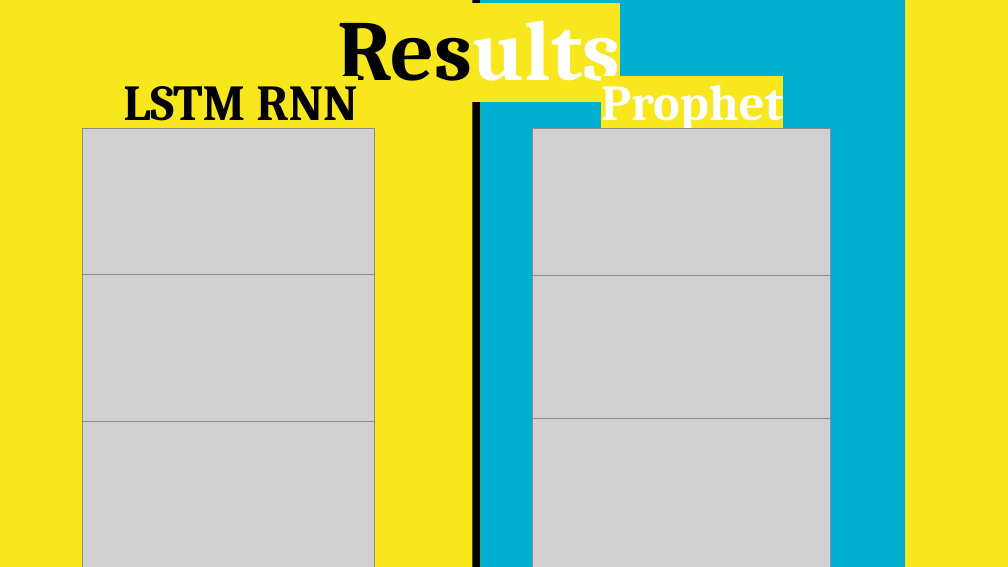
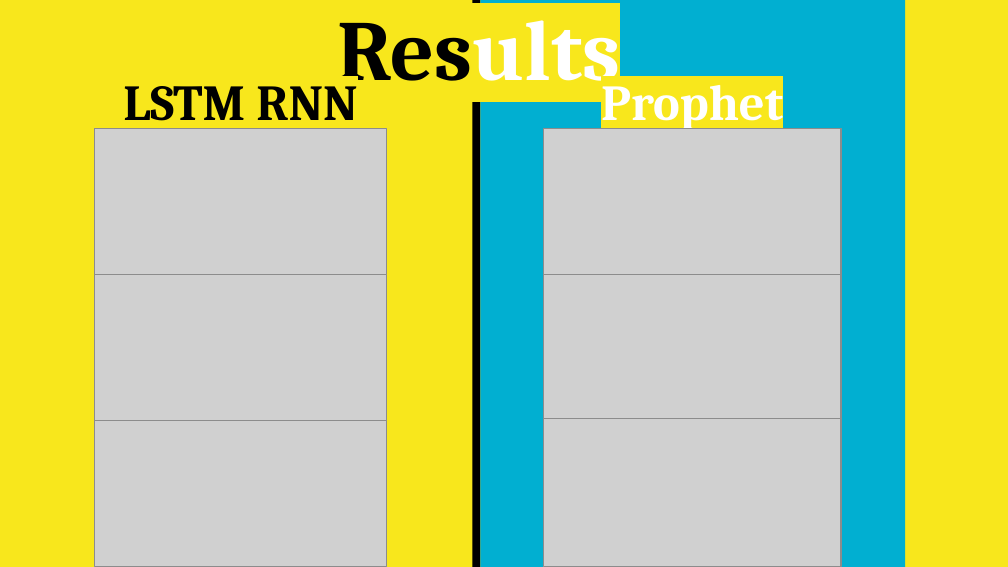
Before and after one commit to SZun/ETF-Forecasts, a slide deck: slide 11 of ETF_Forecasts_Presentation.pptx. Drawn at 1008x567 pixels with LibreOffice and Linux fonts; fonts in the diff are those of the drawing; grey boxes stand for pictures. Boxes give left, top, right and bottom in pixels: in the first picture for what was removed or moved away, otherwise in the second. Text is boxed around its words. In the diff, an @@ line names an element or a change of style, - is before the commit and + after.

Commit message:
updated image and text formatting for presentation

```diff
--- a/ETF_Forecasts_Presentation.pptx
+++ b/ETF_Forecasts_Presentation.pptx
@@ 3 pictures moved together from (x1=532, y1=129, x2=830, y2=567) to (x1=543, y1=128, x2=841, y2=567) @@
@@ 3 pictures moved together from (x1=82, y1=129, x2=374, y2=567) to (x1=95, y1=128, x2=387, y2=566) @@
```
Also in this commit, not shown: 7 other slides changed.
